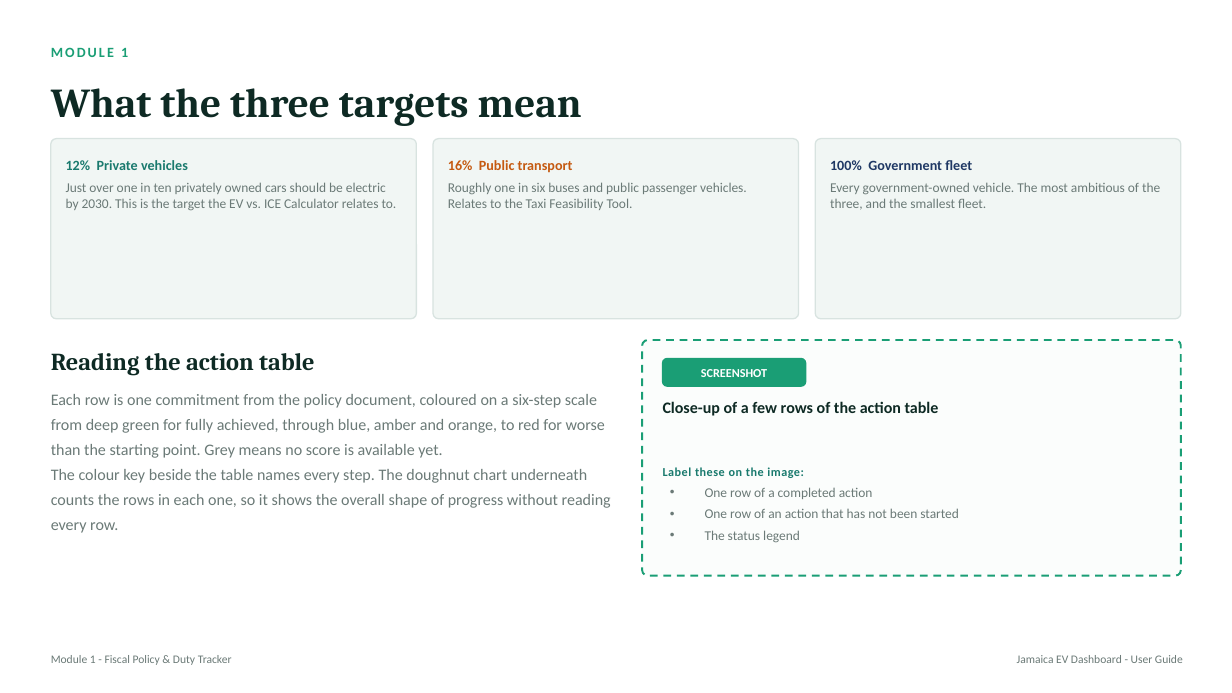
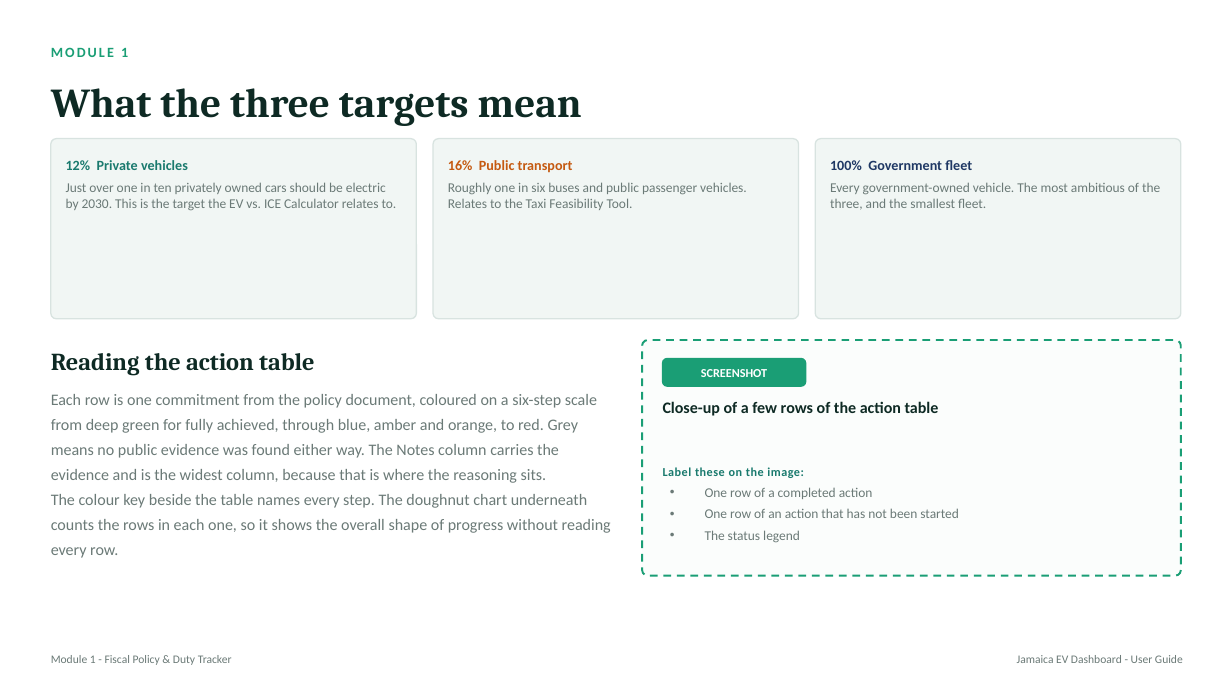
Before and after one commit to andsmart01-sketch/EV-Lab-UWI, a slide deck: slide 11 of docs/EV_Dashboard_User_Guide.pptx. Drawn at 1232x693 pixels with LibreOffice and Linux fonts; fonts in the diff are those of the drawing. Boxes give left, top, right and bottom in pixels: in the first picture for what was removed or moved away, otherwise in the second. Text is boxed around its words. In the diff, an @@ line names an element or a change of style, - is before the commit and + after.

```diff
--- a/docs/EV_Dashboard_User_Guide.pptx
+++ b/docs/EV_Dashboard_User_Guide.pptx
@@ text at <box>51,394,597,483</box>: text changed @@
-Each row is one commitment from the policy document, coloured on a six-step scale from deep green for fully achieved, through blue, amber and orange, to red for worse than the starting point. Grey means no score is available yet.
+Each row is one commitment from the policy document, coloured on a six-step scale from deep green for fully achieved, through blue, amber and orange, to red. Grey means no public evidence was found either way. The Notes column carries the evidence and is the widest column, because that is where the reasoning sits.
```
Also in this commit, not shown: 11 other slides changed, 3 other files.
